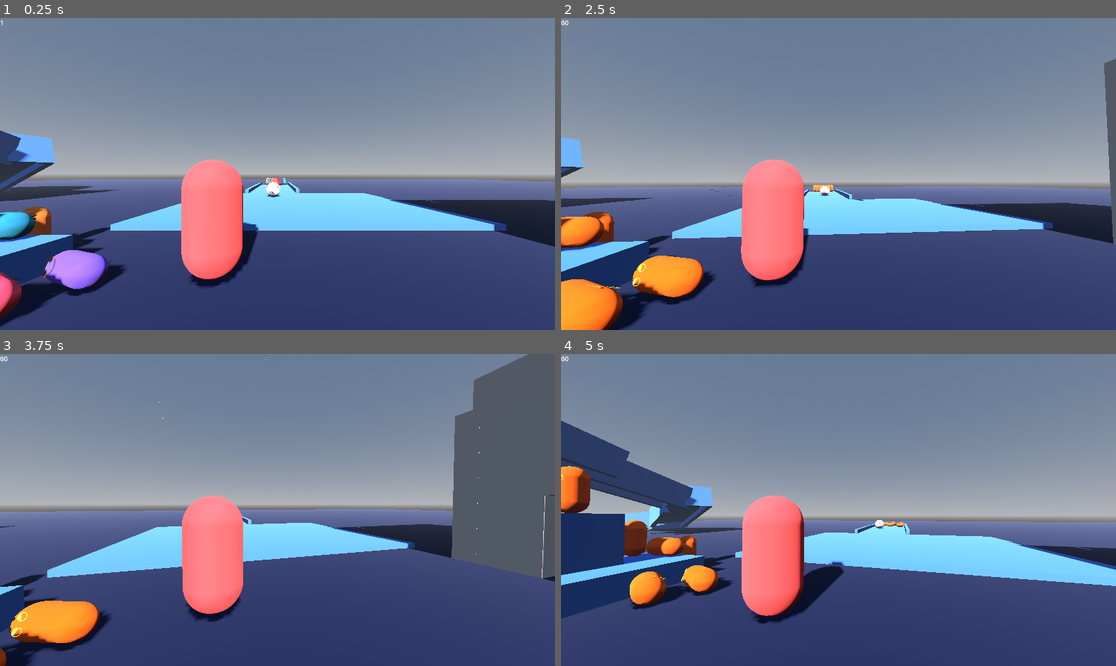
Above: before the commit, frames 1-4 (two rows, left to right).
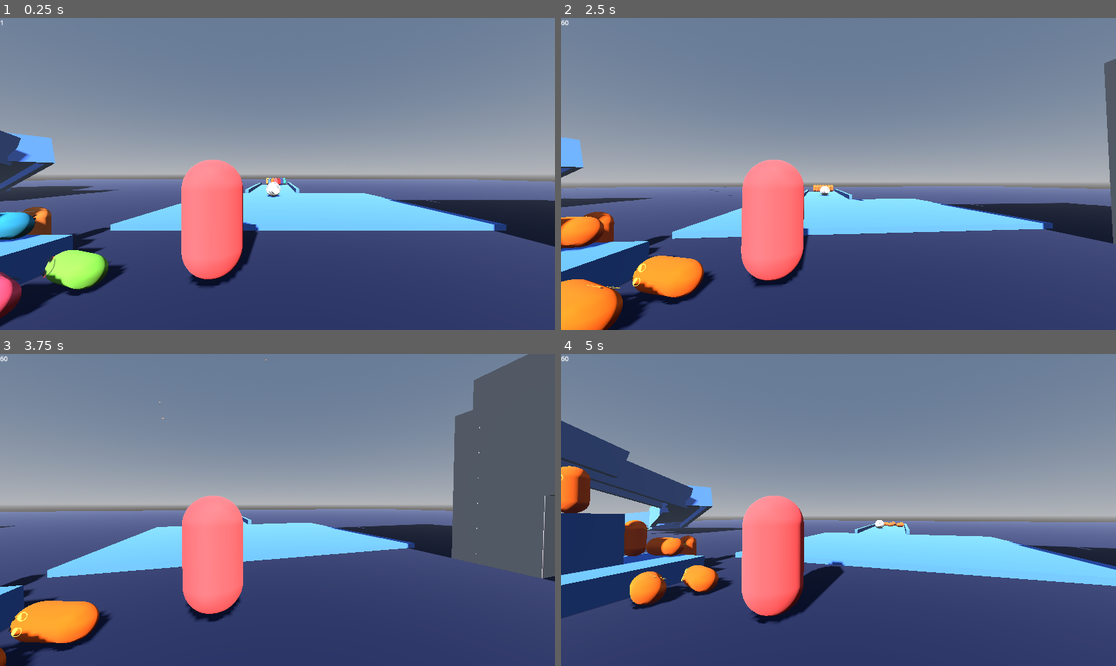
Above: after the commit, the same moments.

Repository: adroshaded/godot-multiplayer-testing
Game: Godot game, scene res://objects/workspace/workspace.tscn
Same seed, same stepped clock (60 frames per second), same inputs: the game is played once before the commit and once after it.
Inputs (mouse positions are in pixels of both pictures, inside the frame that each line leads up to):
- Up to frame 1 (0.25 s): no input
- Up to frame 2 (2.5 s): tap Enter at 0.5 s; move the mouse to (866, 174) at 0.52 s; tap 1 (1) at 0.6 s; tap 2 (2) at 0.8, 1.35 s; move the mouse to (810, 174) at 1.27 s; tap 3 (3) at 1.55, 2.1 s; move the mouse to (849, 167) at 2.02 s; tap A (A) at 2.3 s
- Up to frame 3 (3.75 s): tap Space (Space) at 2.75 s; move the mouse to (271, 516) at 2.77 s; tap A (A) at 2.85 s; tap D (D) at 3.05, 3.6 s; move the mouse to (316, 513) at 3.52 s
- Up to frame 4 (5 s): tap R (R) at 3.8, 4.35 s; tap Enter at 4.25 s; move the mouse to (794, 506) at 4.27 s; tap S (S) at 4.55 s

The runs differ from the first frame. In frame 1, 1.1% of the frame differs, in the area x 8-20%, y 74-88%; in frame 2, less than 0.1%; in frame 3, less than 0.1%; in frame 4, less than 0.1%.

Commit message:
removed coolio

Diff:
--- a/objects/character/character.tscn
+++ b/objects/character/character.tscn
@@ -9,7 +9,7 @@
 [sub_resource type="CapsuleMesh" id="CapsuleMesh_oslkc"]
 material = SubResource("StandardMaterial3D_fa08w")
 
-[sub_resource type="CapsuleShape3D" id="CapsuleShape3D_fa08w"]
+[sub_resource type="CylinderShape3D" id="CylinderShape3D_6r3ya"]
 
 [sub_resource type="StandardMaterial3D" id="StandardMaterial3D_kqqmu"]
 transparency = 1
@@ -35,7 +35,7 @@
 mesh = SubResource("CapsuleMesh_oslkc")
 
 [node name="collision" type="CollisionShape3D" parent="." unique_id=341927009]
-shape = SubResource("CapsuleShape3D_fa08w")
+shape = SubResource("CylinderShape3D_6r3ya")
 
 [node name="face" type="MeshInstance3D" parent="." unique_id=1020288562]
 transform = Transform3D(-1, 8.742278e-08, -3.821371e-15, 0, -4.371139e-08, -1, -8.742278e-08, -1, 4.371139e-08, 0, 0.5, -0.5)
--- a/objects/character/scripts/movement.gd
+++ b/objects/character/scripts/movement.gd
@@ -43,10 +43,11 @@
 	var oldVel = velocity
 	move_and_slide()
 
+	var mass = 2
 	for i in get_slide_collision_count():
 		var collision = get_slide_collision(i)
 		var normal = collision.get_normal()
 		var object = collision.get_collider()
 		var f = oldVel.length() * oldVel.normalized().dot(normal)
 		if object is RigidBody3D:
-			object.apply_central_impulse(normal * f * object.mass)
+			object.apply_central_impulse(normal * f * object.mass / mass)
--- a/objects/pill/scripts/pillHandler.gd
+++ b/objects/pill/scripts/pillHandler.gd
@@ -46,7 +46,7 @@
 		"imageSize": 2.2 # 2.2 / 1.3
 	},
 	"shuriken": {
-		"color": Color("8159e5"),
+		"color": Color("7CC740"),
 		"image": "res://assets/faces/shuriken.png",
 		"imageSize": 1.2
 	},
--- a/objects/ui/debug/scripts/debugUI.gd
+++ b/objects/ui/debug/scripts/debugUI.gd
@@ -2,5 +2,5 @@
 
 @onready var fpsLabel = $fps
 
-func _process(delta: float) -> void:
+func _process(_delta: float) -> void:
 	fpsLabel.text = str(int(Engine.get_frames_per_second()))
--- a/scripts/network/networkHandler.gd
+++ b/scripts/network/networkHandler.gd
@@ -1,16 +1,81 @@
 extends Node
 
-var ip = "localhost"
-var port = 42069
+# servver signals
+signal peerConnected(id : int)
+signal peerDisconnected(id : int)
+signal packetRecieved(from : int, packet : PackedByteArray)
 
-var peer : ENetMultiplayerPeer
+# client signals
+signal clientConnected()
+signal clientDisconnected()
 
-func startServer() -> void:
-	peer = ENetMultiplayerPeer.new()
-	peer.create_server(port)
-	multiplayer.multiplayer_peer = peer
+# server variables
+var availablePeerIds = range(255, -1, -1)
+var clientPeers = {}
 
-func startClient() -> void:
-	peer = ENetMultiplayerPeer.new()
-	peer.create_client(ip, port)
-	multiplayer.multiplayer_peer = peer
+# client variables
+var serverPeer : ENetPacketPeer
+
+# general variables
+var connection : ENetConnection
+var isServer = false
+
+func startServer(address : String = "127.0.0.1", port : int = 42069):
+	connection = ENetConnection.new()
+	connection.create_host_bound(address, port)
+	isServer = true
+
+func startClient(address : String = "127.0.0.1", port : int = 42069):
+	connection = ENetConnection.new()
+	connection.create_host(1)
+	serverPeer = connection.connect_to_host(address, port)
+
+func onPeerConnect(peer : ENetPacketPeer):
+	var id = availablePeerIds.pop_back()
+	peer.set_meta("id", id)
+	clientPeers[id] = peer
+
+	peerConnected.emit(id)
+
+func onPeerDisconnect(peer : ENetPacketPeer):
+	var id = peer.get_meta("id")
+	availablePeerIds.push_back(id)
+	clientPeers.erase(id)
+
+	peerDisconnected.emit(id)
+
+func clientOnConnect():
+	clientConnected.emit()
+
+func clientOnDisconnect():
+	clientDisconnected.emit()
+	connection = null
+
+func handleEvents():
+	var packetEvent = connection.service()
+	var eventType = packetEvent[0]
+
+	while eventType != ENetConnection.EVENT_NONE:
+		var peer = packetEvent[1]
+
+		match eventType:
+			ENetConnection.EVENT_ERROR:
+				push_warning("something something packet error")
+			ENetConnection.EVENT_CONNECT:
+				if isServer:
+					onPeerConnect(peer)
+				else:
+					clientOnConnect()
+			ENetConnection.EVENT_DISCONNECT:
+				if isServer:
+					onPeerDisconnect(peer)
+				else:
+					clientOnDisconnect()
+					return
+			ENetConnection.EVENT_RECEIVE:
+				if isServer:
+					packetRecieved.emit(peer.get_meta("id"), peer.get_packet())
+
+func _process(delta: float) -> void:
+	if !connection:
+		return
--- a/scripts/random/map/bowlingBall.gd
+++ b/scripts/random/map/bowlingBall.gd
@@ -1,5 +1,5 @@
 extends RigidBody3D
 
-func _process(delta: float) -> void:
+func _process(_delta: float) -> void:
 	if Input.is_action_just_pressed("3"):
 		linear_velocity = Vector3(0,0,-10)
--- a/scripts/random/map/cannon.gd
+++ b/scripts/random/map/cannon.gd
@@ -28,7 +28,7 @@
 		i.set_meta("originalPosition", i.position)
 	fatass.set_meta("originalPosition", fatass.position)
 
-func _process(delta: float) -> void:
+func _process(_delta: float) -> void:
 	if Input.is_action_just_pressed("3"):
 		for i in pillsContainer.get_children():
 			applyVelocity(i)
--- a/scripts/random/map/racing.gd
+++ b/scripts/random/map/racing.gd
@@ -2,7 +2,7 @@
 
 @export var holder : CSGBox3D
 
-func _process(delta: float) -> void:
+func _process(_delta: float) -> void:
 	if Input.is_action_just_pressed("3"):
 		holder.use_collision = false
 		holder.visible = false
